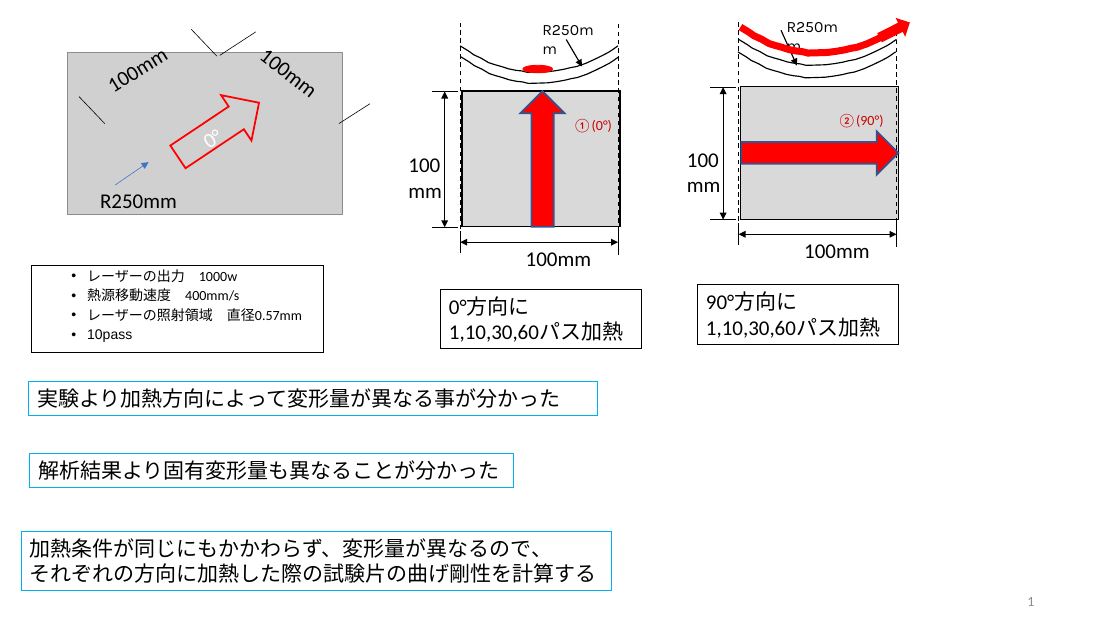
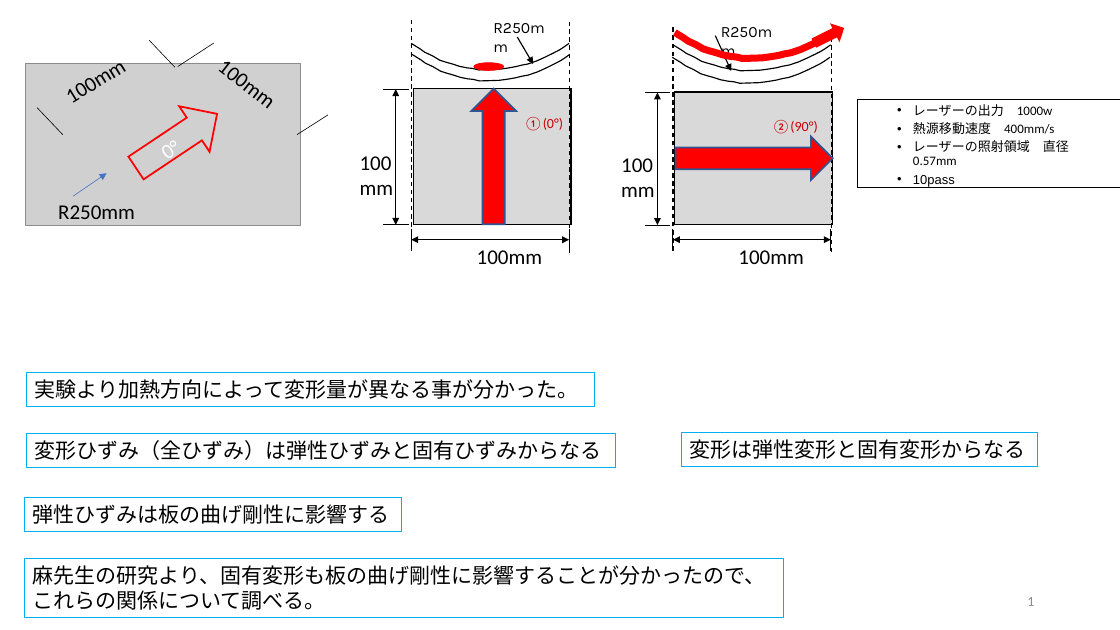
Before and after one commit to yuki0083/research, a slide deck: slide 1 of 剛性計算方法.pptx. Drawn at 1120x630 pixels with LibreOffice and Linux fonts; fonts in the diff are those of the drawing; grey boxes stand for pictures. Boxes give left, top, right and bottom in pixels: in the first picture for what was removed or moved away, otherwise in the second. Text is boxed around its words. In the diff, an @@ line names an element or a change of style, - is before the commit and + after.

```diff
--- a/剛性計算方法.pptx
+++ b/剛性計算方法.pptx
@@ 3 lines, 2 freeform shapes, 1 arrow: place and size @@
-3 lines, 2 freeform shapes, 1 arrow at (460, 24, 619, 255)
+3 lines, 2 freeform shapes, 1 arrow at (412, 22, 571, 253)
@@ 4 texts, 3 lines, 2 double arrows, 1 rectangle, 1 down arrow, 1 ellipse: place and size @@
-4 texts, 3 lines, 2 double arrows, 1 rectangle, 1 down arrow, 1 ellipse at (408, 16, 620, 266)
+4 texts, 3 lines, 2 double arrows, 1 rectangle, 1 down arrow, 1 ellipse at (360, 13, 571, 264)
@@ 4 texts, 4 lines, 1 picture, 1 arrow, 1 down arrow: place and size @@
-4 texts, 4 lines, 1 picture, 1 arrow, 1 down arrow at (67, 29, 370, 215)
+4 texts, 4 lines, 1 picture, 1 arrow, 1 down arrow at (25, 40, 329, 226)
@@ rectangle "レーザーの出力 1000w": place and size @@
-rectangle "レーザーの出力 1000w" at (32, 266, 324, 353)
+rectangle "レーザーの出力 1000w" at (858, 100, 1120, 187)
@@ rectangle "レーザーの出力 1000w" at (858, 100, 1120, 187): size 12 to 11.1 pt @@
@@ 6 lines, 4 texts, 3 freeform shapes, 2 double arrows, 1 down arrow, 1 up arrow, 1 rectangle, 1 arrow: place and size @@
-6 lines, 4 texts, 3 freeform shapes, 2 double arrows, 1 down arrow, 1 up arrow, 1 rectangle, 1 arrow at (687, 13, 913, 258)
+6 lines, 4 texts, 3 freeform shapes, 2 double arrows, 1 down arrow, 1 up arrow, 1 rectangle, 1 arrow at (621, 18, 847, 264)
@@ rectangle removed at (441, 290, 642, 350) @@
-0°方向に
-1,10,30,60パス加熱
@@ rectangle removed at (698, 285, 899, 344) @@
-90°方向に
-1,10,30,60パス加熱
@@ rectangle "実験より加熱方向によって変形量が異なる事が分かった。": place and size @@
-rectangle "実験より加熱方向によって変形量が異なる事が分かった。" at (29, 381, 597, 415)
+rectangle "実験より加熱方向によって変形量が異なる事が分かった。" at (26, 372, 595, 406)
@@ text in rectangle at (35, 379, 579, 399): text changed @@
-実験より加熱方向によって変形量が異なる事が分かった
+実験より加熱方向によって変形量が異なる事が分かった。
@@ rectangle added at (26, 434, 616, 467), outline #00B0F0 0.75 pt, 18 pt, text #000000 @@
+変形ひずみ（全ひずみ）は弾性ひずみと固有ひずみからなる
@@ rectangle added at (681, 433, 1038, 466), outline #00B0F0 0.75 pt, 18 pt, text #000000 @@
+変形は弾性変形と固有変形からなる
@@ rectangle removed at (29, 454, 513, 487) @@
-解析結果より固有変形量も異なることが分かった
@@ rectangle added at (24, 497, 402, 531), outline #00B0F0 0.75 pt, 18 pt, text #000000 @@
+弾性ひずみは板の曲げ剛性に影響する
@@ rectangle removed at (22, 532, 612, 592) @@
-加熱条件が同じにもかかわらず、変形量が異なるので、
-それぞれの方向に加熱した際の試験片の曲げ剛性を計算する
@@ rectangle added at (24, 558, 784, 618), outline #00B0F0 0.75 pt, 18 pt, text #000000 @@
+麻先生の研究より、固有変形も板の曲げ剛性に影響することが分かったので、
+これらの関係について調べる。
```
Also in this commit, not shown: 3 other slides changed, 5 slides added, 2 other files.
